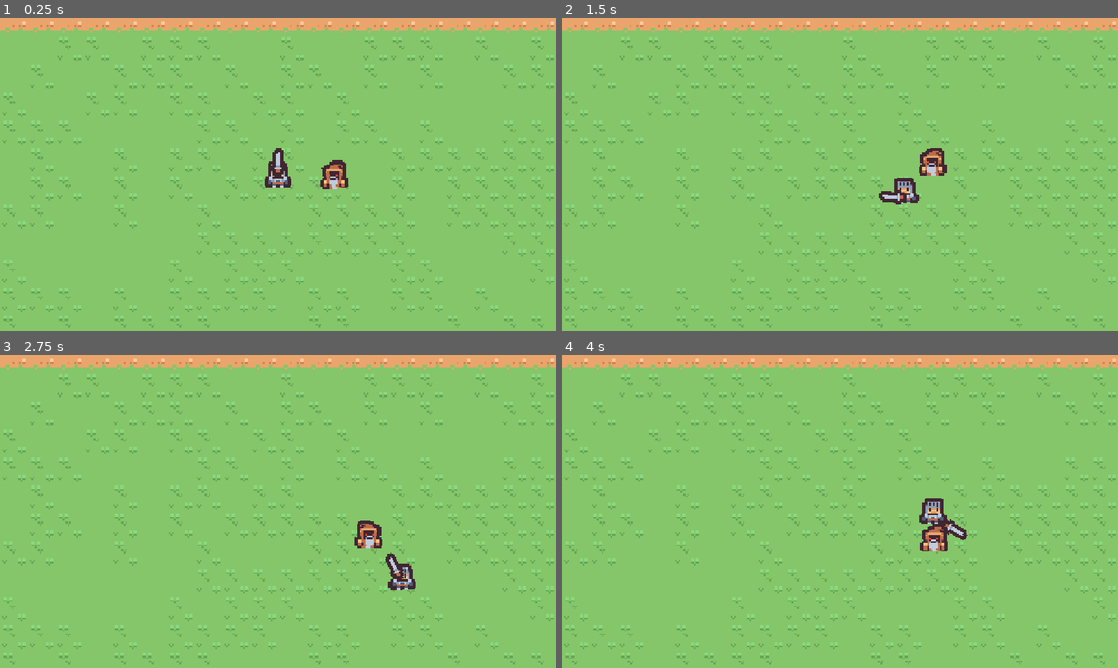
Above: before the commit, frames 1-4 (two rows, left to right).
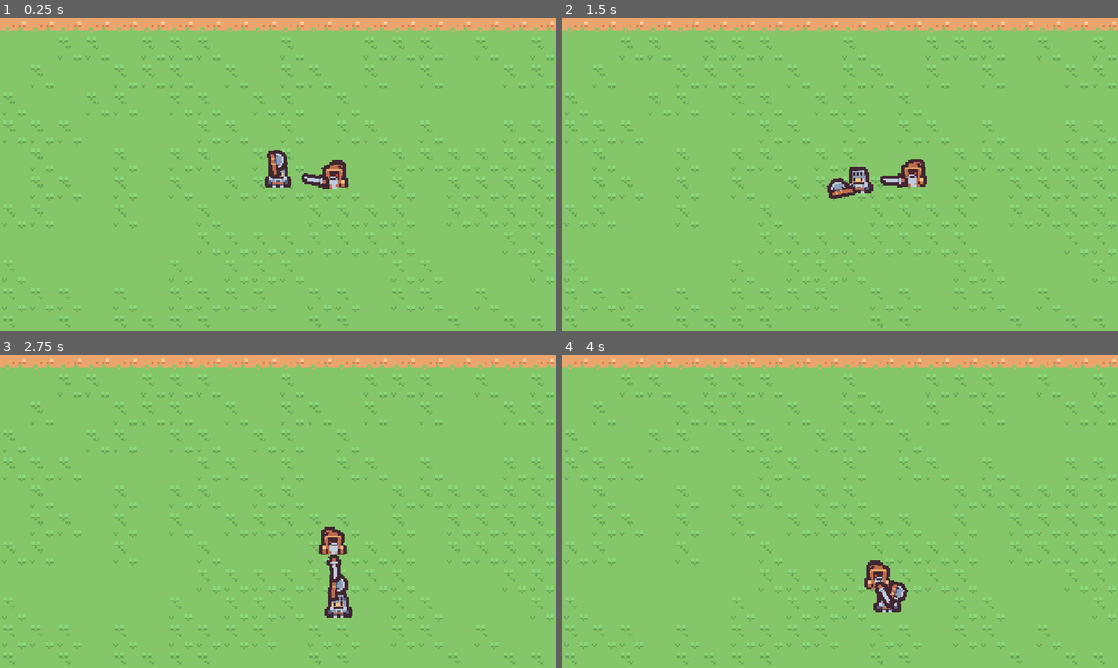
Above: after the commit, the same moments.

Repository: myles-rockland/action-rpg
Game: Godot game, scene res://Scenes/overworld.tscn
The game is run twice, just before and just after one commit, with the same random seed, the same clock (stepped at 60 frames per second) and the same inputs.
Inputs (mouse positions are in pixels of both pictures, inside the frame that each line leads up to):
- Up to frame 1 (0.25 s): no input
- Up to frame 2 (1.5 s): move the mouse to (962, 158) at 0.52 s; hold D (move_right) 0.53-1.28 s; click (962, 158) at 0.6 s; move the mouse to (728, 190) at 1.27 s; hold S (move_down) from 1.28 s (still down); click (728, 190) at 1.35 s
- Up to frame 3 (2.75 s): move the mouse to (333, 442) at 2.02 s; release S (move_down) at 2.03 s; hold D (move_right) from 2.03 s (still down); click (333, 442) at 2.1 s
- Up to frame 4 (4 s): move the mouse to (812, 574) at 2.77 s; release D (move_right) at 2.78 s; hold W (move_up) 2.78-3.53 s; click (812, 574) at 2.85 s; move the mouse to (1006, 558) at 3.52 s; hold A (move_left) from 3.53 s (still down); click (1006, 558) at 3.6 s

The runs differ from the first frame. In frame 1, 0.3% of the frame differs, in the area x 48-60%, y 41-55%; in frame 2, 1.6%; in frame 3, 1.8%, in the area x 57-75%, y 52-84%; in frame 4, 1.7%.

Commit message:
Create Axe weapon

Diff:
--- /dev/null
+++ b/Scenes/Weapons/weapon_axe.tscn
@@ -0,0 +1,104 @@
+[gd_scene format=3 uid="uid://cbldek65c14eg"]
+
+[ext_resource type="Script" uid="uid://uvlsvm1galyn" path="res://Scripts/Weapons/melee_weapon.gd" id="1_5vdaq"]
+[ext_resource type="Texture2D" uid="uid://nnn5juuro7la" path="res://Sprites/Items/Item_Axe.tres" id="2_33coa"]
+
+[sub_resource type="Animation" id="Animation_v1c68"]
+length = 0.001
+tracks/0/type = "value"
+tracks/0/imported = false
+tracks/0/enabled = true
+tracks/0/path = NodePath("Sprite2D:position")
+tracks/0/interp = 1
+tracks/0/loop_wrap = true
+tracks/0/keys = {
+"times": PackedFloat32Array(0),
+"transitions": PackedFloat32Array(1),
+"update": 0,
+"values": [Vector2(10, 0)]
+}
+tracks/1/type = "value"
+tracks/1/imported = false
+tracks/1/enabled = true
+tracks/1/path = NodePath("Sprite2D:rotation")
+tracks/1/interp = 1
+tracks/1/loop_wrap = true
+tracks/1/keys = {
+"times": PackedFloat32Array(0),
+"transitions": PackedFloat32Array(1),
+"update": 0,
+"values": [1.4180608]
+}
+
+[sub_resource type="Animation" id="Animation_dd6r4"]
+resource_name = "attack"
+length = 0.7
+tracks/0/type = "value"
+tracks/0/imported = false
+tracks/0/enabled = true
+tracks/0/path = NodePath("Sprite2D:position")
+tracks/0/interp = 1
+tracks/0/loop_wrap = true
+tracks/0/keys = {
+"times": PackedFloat32Array(0, 0.2072578, 0.36666667, 0.4, 0.53333336, 0.7),
+"transitions": PackedFloat32Array(1, 1, 1, 1, 1, 1),
+"update": 0,
+"values": [Vector2(10, 0), Vector2(7, -3.73), Vector2(7, -3.73), Vector2(16, 0), Vector2(16, 0), Vector2(10, 0)]
+}
+tracks/1/type = "value"
+tracks/1/imported = false
+tracks/1/enabled = true
+tracks/1/path = NodePath("Sprite2D:rotation")
+tracks/1/interp = 1
+tracks/1/loop_wrap = true
+tracks/1/keys = {
+"times": PackedFloat32Array(0, 0.2072578, 0.36666667, 0.4, 0.53333336, 0.7),
+"transitions": PackedFloat32Array(1, 1, 1, 1, 1, 1),
+"update": 0,
+"values": [1.4180608, 0.6667157742618337, 0.6667157742618337, 1.8675022996339323, 1.8675022996339323, 1.4180608]
+}
+tracks/2/type = "method"
+tracks/2/imported = false
+tracks/2/enabled = true
+tracks/2/path = NodePath(".")
+tracks/2/interp = 1
+tracks/2/loop_wrap = true
+tracks/2/keys = {
+"times": PackedFloat32Array(0.4),
+"transitions": PackedFloat32Array(1),
+"values": [{
+"args": [],
+"method": &"detect_hits"
+}]
+}
+
+[sub_resource type="AnimationLibrary" id="AnimationLibrary_uvbdg"]
+_data = {
+&"RESET": SubResource("Animation_v1c68"),
+&"attack": SubResource("Animation_dd6r4")
+}
+
+[sub_resource type="RectangleShape2D" id="RectangleShape2D_tncop"]
+size = Vector2(12, 9)
+
+[node name="Weapon_Axe" type="Node2D" unique_id=236501353]
+script = ExtResource("1_5vdaq")
+damage = 2
+hit_force = 200.0
+range = 30.0
+use_rate = 0.8
+
+[node name="Sprite2D" type="Sprite2D" parent="." unique_id=131833144]
+position = Vector2(10, 0)
+rotation = 1.4180608
+texture = ExtResource("2_33coa")
+flip_h = true
+
+[node name="AnimationPlayer" type="AnimationPlayer" parent="." unique_id=776905429]
+libraries/ = SubResource("AnimationLibrary_uvbdg")
+
+[node name="HitBox" type="Area2D" parent="." unique_id=1809727884]
+
+[node name="CollisionShape2D" type="CollisionShape2D" parent="HitBox" unique_id=1583432157]
+position = Vector2(18, 0.5)
+shape = SubResource("RectangleShape2D_tncop")
--- a/Scenes/overworld.tscn
+++ b/Scenes/overworld.tscn
@@ -8,6 +8,8 @@
 [ext_resource type="Texture2D" uid="uid://dagt18rdsjnc2" path="res://Sprites/Characters/Character_EvilWizard.tres" id="5_4qj6l"]
 [ext_resource type="Script" uid="uid://djmtsjgl4mhcu" path="res://Scripts/Character/enemy.gd" id="5_rmeny"]
 [ext_resource type="PackedScene" uid="uid://bbf0dy2s8crt8" path="res://Scenes/Weapons/weapon_sword.tscn" id="6_auytq"]
+[ext_resource type="PackedScene" uid="uid://cbldek65c14eg" path="res://Scenes/Weapons/weapon_axe.tscn" id="6_c0h7r"]
+[ext_resource type="Script" uid="uid://cxo0q1ghd75ov" path="res://Scripts/Character/enemy_weapons.gd" id="9_auytq"]
 
 [sub_resource type="CapsuleShape2D" id="CapsuleShape2D_gvo7x"]
 radius = 6.0
@@ -43,12 +45,13 @@
 [node name="PlayerWeapons" type="Node2D" parent="Player" unique_id=1356456564]
 position = Vector2(0, 4)
 script = ExtResource("5_2ngsa")
-weapon_to_equip = ExtResource("6_auytq")
+weapon_to_equip = ExtResource("6_c0h7r")
 
 [node name="Enemy" type="CharacterBody2D" parent="." unique_id=1706743145 node_paths=PackedStringArray("target")]
 position = Vector2(37, 0)
 script = ExtResource("5_rmeny")
 target = NodePath("../Player")
+stop_distance = 20.0
 
 [node name="Sprite2D" type="Sprite2D" parent="Enemy" unique_id=321058715 node_paths=PackedStringArray("character")]
 texture = ExtResource("5_4qj6l")
@@ -57,3 +60,8 @@
 
 [node name="CollisionShape2D" type="CollisionShape2D" parent="Enemy" unique_id=899005808]
 shape = SubResource("CapsuleShape2D_rmeny")
+
+[node name="EnemyWeapons" type="Node2D" parent="Enemy" unique_id=497470086]
+position = Vector2(0, 5)
+script = ExtResource("9_auytq")
+weapon_to_equip = ExtResource("6_auytq")
--- /dev/null
+++ b/Scripts/Character/enemy_weapons.gd
@@ -0,0 +1,16 @@
+class_name EnemyWeapons
+extends CharacterWeapons
+
+@onready var me : Enemy = $".."
+
+func _process(delta : float):
+	if not current_weapon:
+		return
+
+	var target_direction : Vector2 = global_position.direction_to(me.target.global_position)
+	var target_distance : float = global_position.distance_to(me.target.global_position)
+
+	current_weapon.set_aim_direction(target_direction)
+
+	if target_distance <= current_weapon.range:
+		current_weapon._try_use()
Not shown, added: Scripts/Character/enemy_weapons.gd.uid
